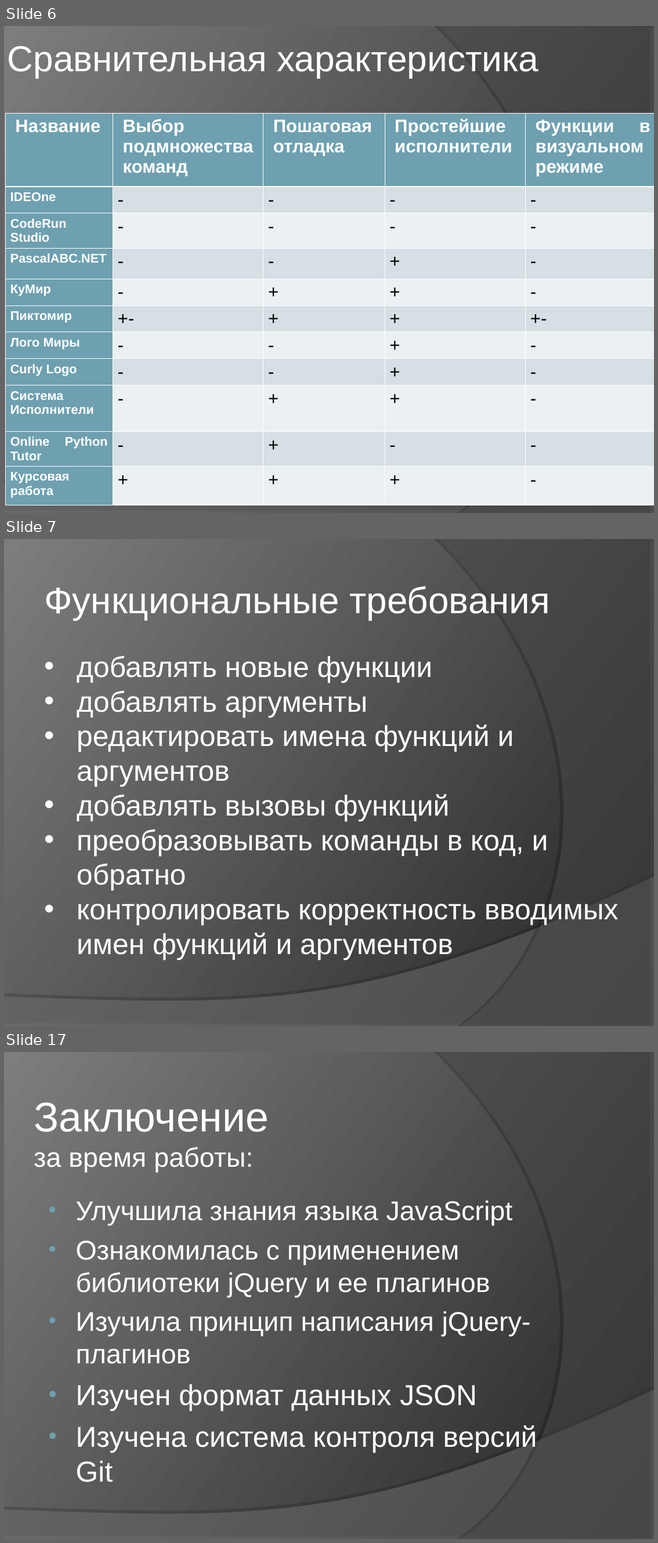
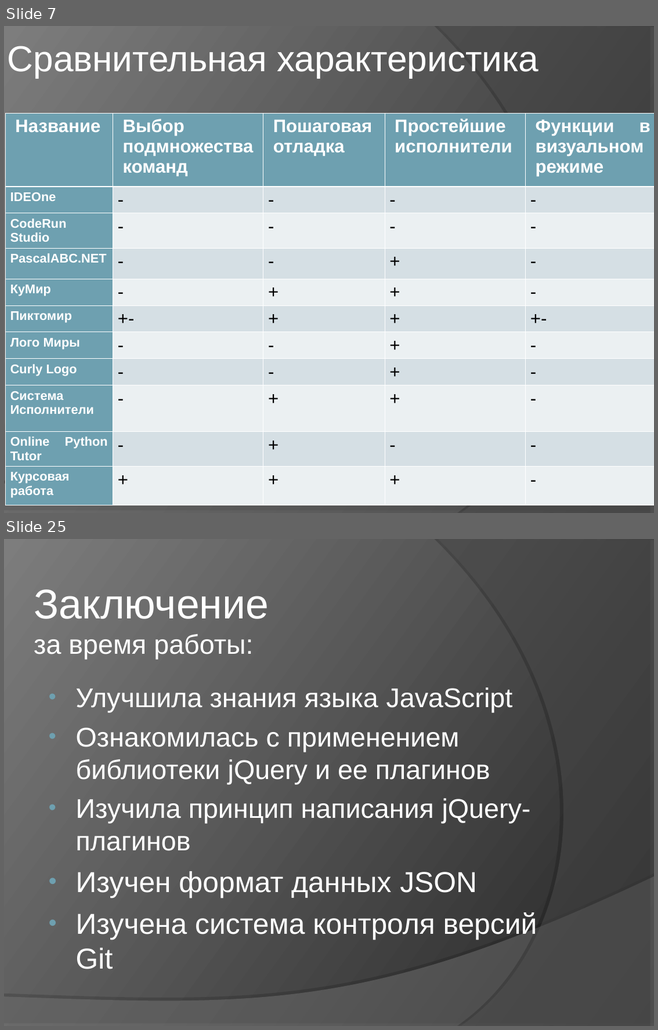
Before and after one commit to elvslv/DiplomaReport, a slide deck: C8503A_Vasilyeva_presentation.ppt. Shown one above the other, each under a label of ours: slides 6, 7 and 17 before the commit, slides 7 and 25 after it; the slides between them are not shown. The pictures are 658x1543 and 658x1030 pixels, drawn with LibreOffice and Linux fonts; fonts in the diff are those of the drawing. Boxes give left, top, right and bottom in pixels: in the first picture for what was removed or moved away, otherwise in the second. Text is boxed around its words. In the diff, an @@ line names an element or a change of style, - is before the commit and + after.

```diff
--- a/C8503A_Vasilyeva_presentation.ppt
+++ b/C8503A_Vasilyeva_presentation.ppt
@@ slide 7 removed at [4,539,654,1026], background gradient #242424 to #7D7D7D; not listed: 2 template elements that a slide beside it also shows @@
@@ title removed at [45,586,550,620] @@
-Функциональные требования
@@ text removed at [76,656,618,960] @@
-  • добавлять новые функции
-  • добавлять аргументы
-  • редактировать имена функций и аргументов
-  • добавлять вызовы функций
-  • преобразовывать команды в код, и обратно
-  • контролировать корректность вводимых имен функций и аргументов
@@ what was slide 6 is now slide 7 @@
@@ what was slide 17 is now slide 25 @@
```
Also in this commit, not shown: 7 slides changed, 13 slides added, 4 other slides removed, 1 other file.
